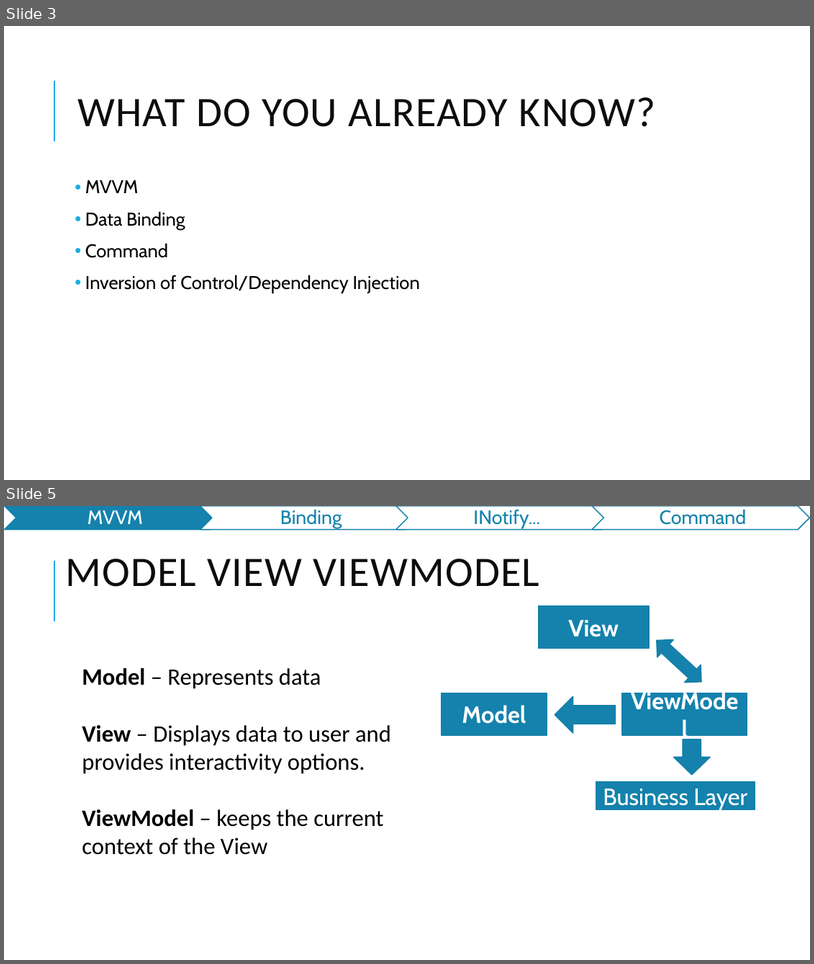
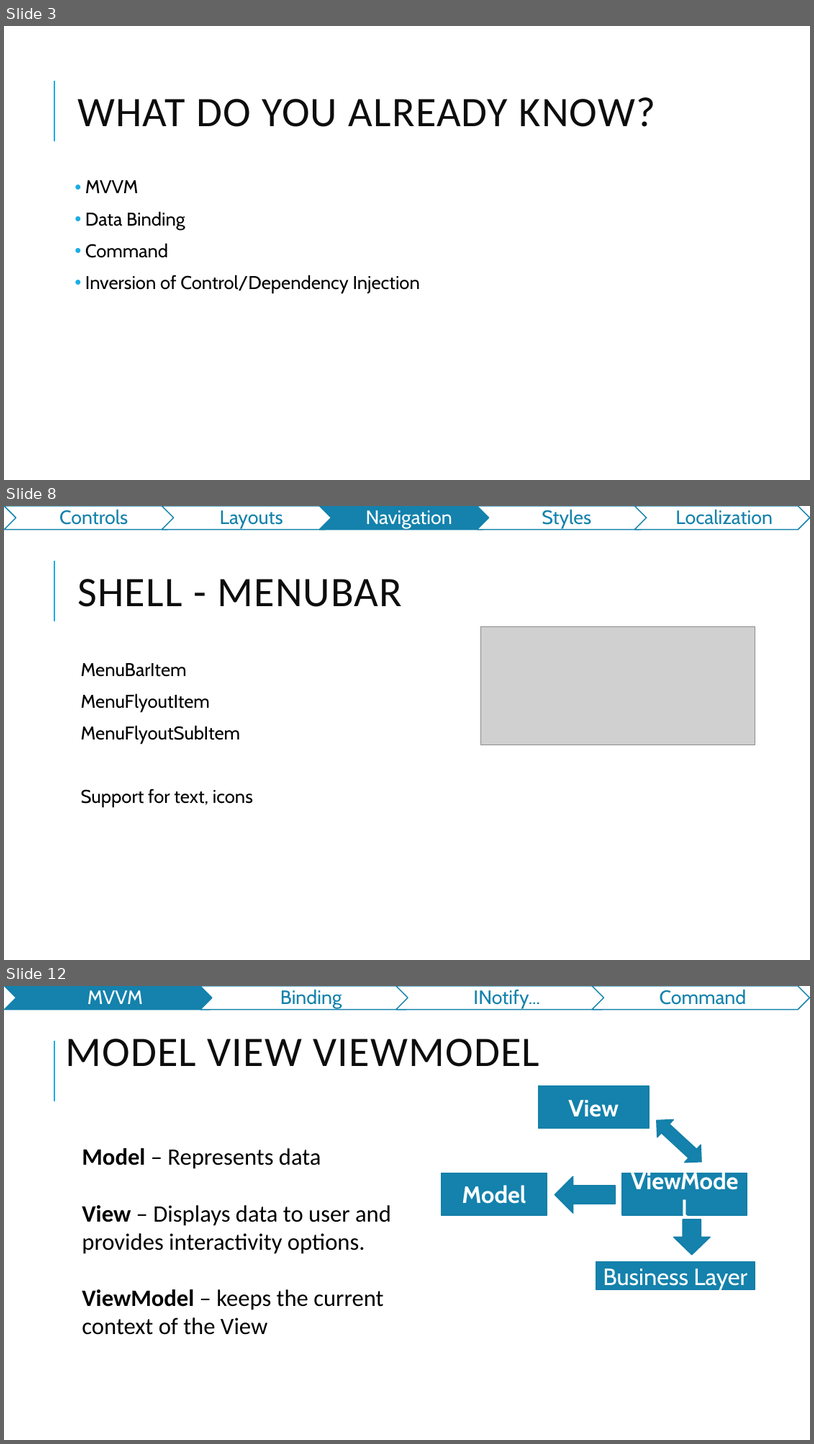
Before and after one commit to jasho/pv239-maui, a slide deck: 03_MVVM/PV239-Xamarin-03_MVVM.pptx. Shown one above the other, each under a label of ours: slides 3 and 5 before the commit, slides 3, 8 and 12 after it; the slides between them are not shown. The pictures are 814x964 and 814x1444 pixels, drawn with LibreOffice and Linux fonts; fonts in the diff are those of the drawing; grey boxes stand for pictures. Boxes give left, top, right and bottom in pixels: in the first picture for what was removed or moved away, otherwise in the second. Text is boxed around its words. In the diff, an @@ line names an element or a change of style, - is before the commit and + after.

```diff
--- a/03_MVVM/PV239-Xamarin-03_MVVM.pptx
+++ b/03_MVVM/PV239-Xamarin-03_MVVM.pptx
@@ slide 8 added at (4, 506, 810, 960), background #FFFFFF; not listed: 1 template element that a slide beside it also shows @@
@@ group added at (4, 506, 810, 530): 5 chevrons, 5 texts @@
+Controls
+Layouts
+Navigation
+Styles
+Localization
@@ title added at (77, 579, 402, 607), 50 pt, text #0D0D0D @@
+SHELL - MENUBAR
@@ picture added at (481, 627, 756, 745) @@
@@ text added at (81, 663, 253, 807), 22 pt, text #000000 @@
+  MenuBarItem
+  MenuFlyoutItem
+  MenuFlyoutSubItem
+  Support for text, icons
@@ what was slide 5 is now slide 12 @@
```
Also in this commit, not shown: 1 slide changed, 6 other slides added, 1 other file.
